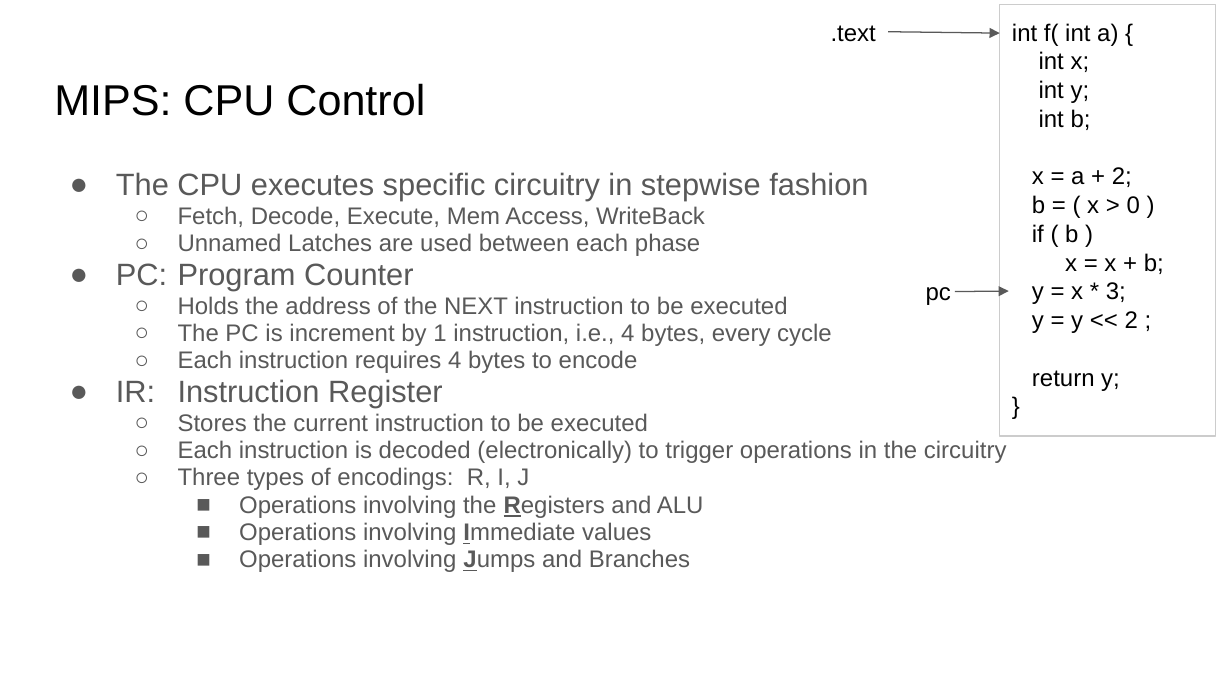
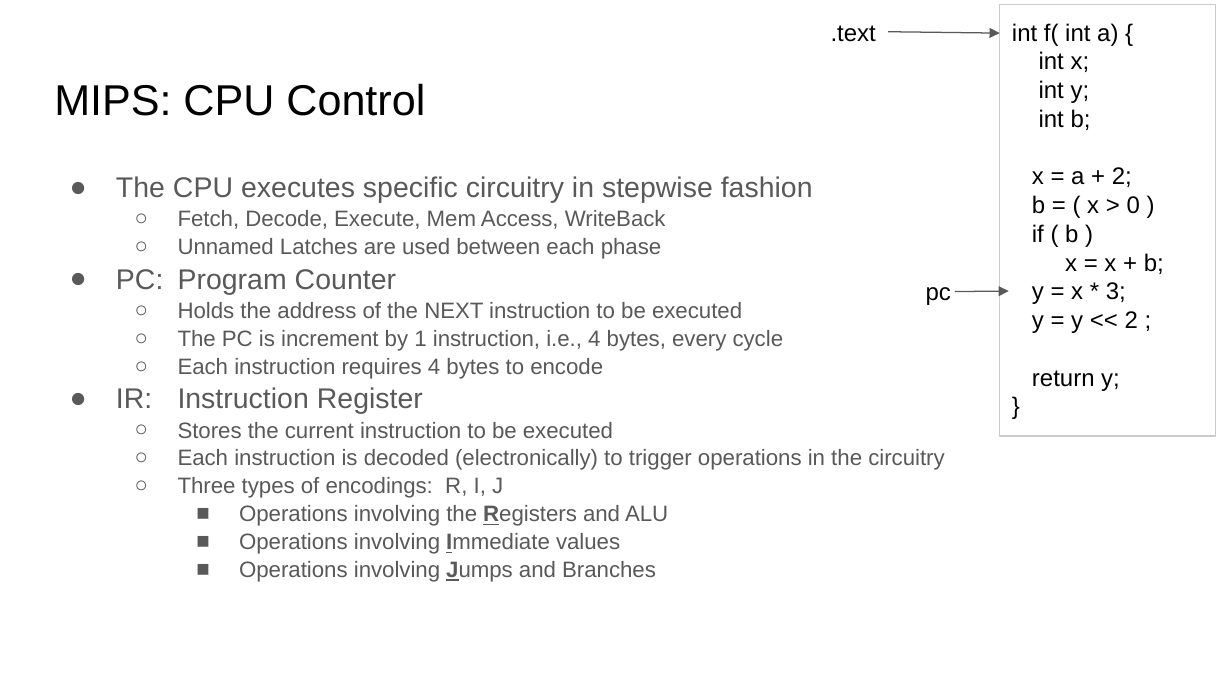
Before and after one commit to COMP122/comp122-s23, a slide deck: slide 10 of digital-logic/documents/.hidden/State and MicroArchitecture.pptx. Drawn at 1232x693 pixels with LibreOffice and Linux fonts; fonts in the diff are those of the drawing. Boxes give left, top, right and bottom in pixels: in the first picture for what was removed or moved away, otherwise in the second. Text is boxed around its words. In the diff, an @@ line names an element or a change of style, - is before the commit and + after.

```diff
--- a/digital-logic/documents/.hidden/State and MicroArchitecture.pptx
+++ b/digital-logic/documents/.hidden/State and MicroArchitecture.pptx
@@ text "The CPU executes specific circuitry ..." at box(116, 210, 944, 582): size 18 to 16.6 pt in "The CPU executes specific circuitry in stepwise ...", "PC: Program Counter", "IR: Instruction Register"; size 14 to 12.9 pt in "Fetch, Decode, Execute, Mem Access, WriteBack", "Unnamed Latches are used between each phase", "Holds the address of the NEXT instruction ...", "The PC is increment by 1 instruction, ..." and 7 more places; line spacing 0.95 to 1.05 @@
```
Also in this commit, not shown: 2 other slides changed, 1 slide added, 1 slide removed, 1 other file.
